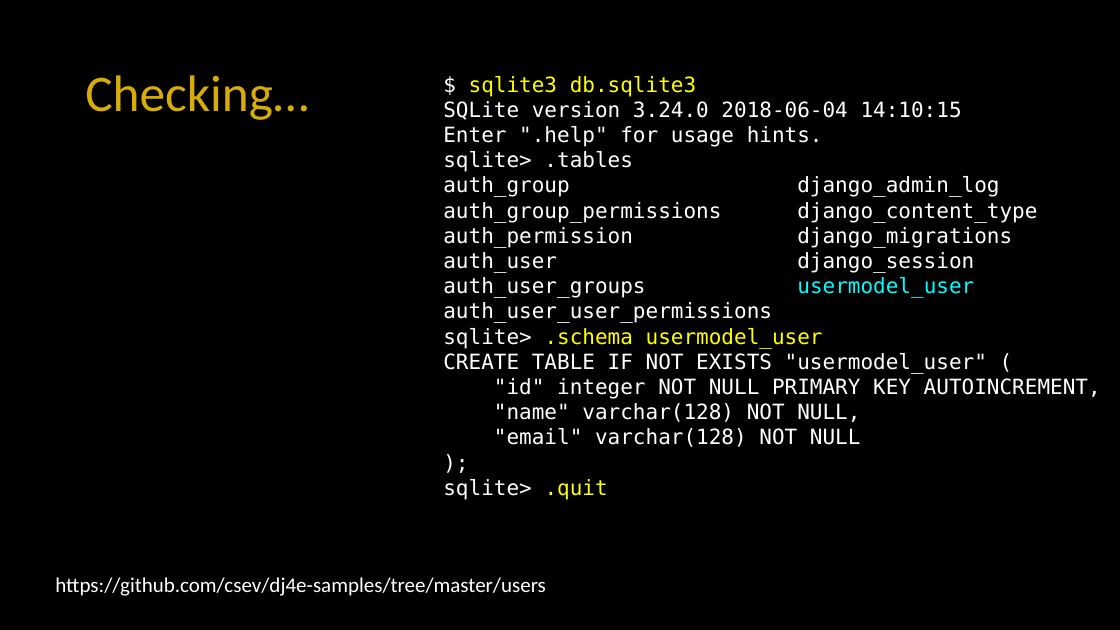
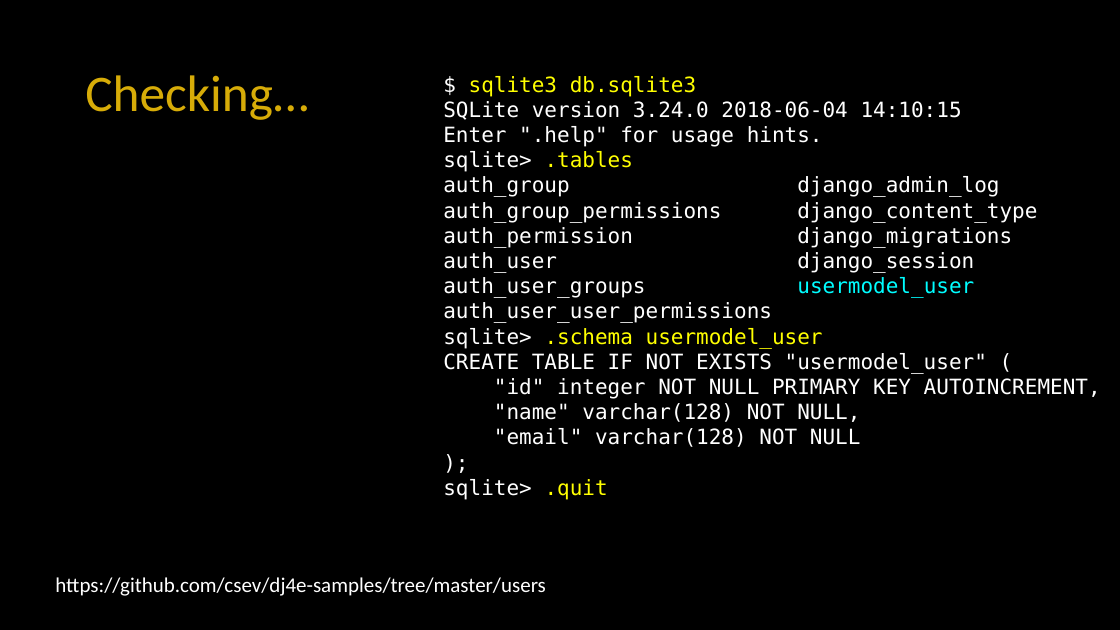
Before and after one commit to csev/dj4e, a slide deck: slide 8 of lectures/DJ-02-Model-Single.pptx. Drawn at 1120x630 pixels with LibreOffice and Linux fonts; fonts in the diff are those of the drawing. Boxes give left, top, right and bottom in pixels: in the first picture for what was removed or moved away, otherwise in the second. Text is boxed around its words. In the diff, an @@ line names an element or a change of style, - is before the commit and + after.

```diff
--- a/lectures/DJ-02-Model-Single.pptx
+++ b/lectures/DJ-02-Model-Single.pptx
@@ text at (443, 151, 633, 172): text colour #FFFFFF to #FFFF00 in ".tables" @@
```
Also in this commit, not shown: 2 other slides changed, 3 other files.
